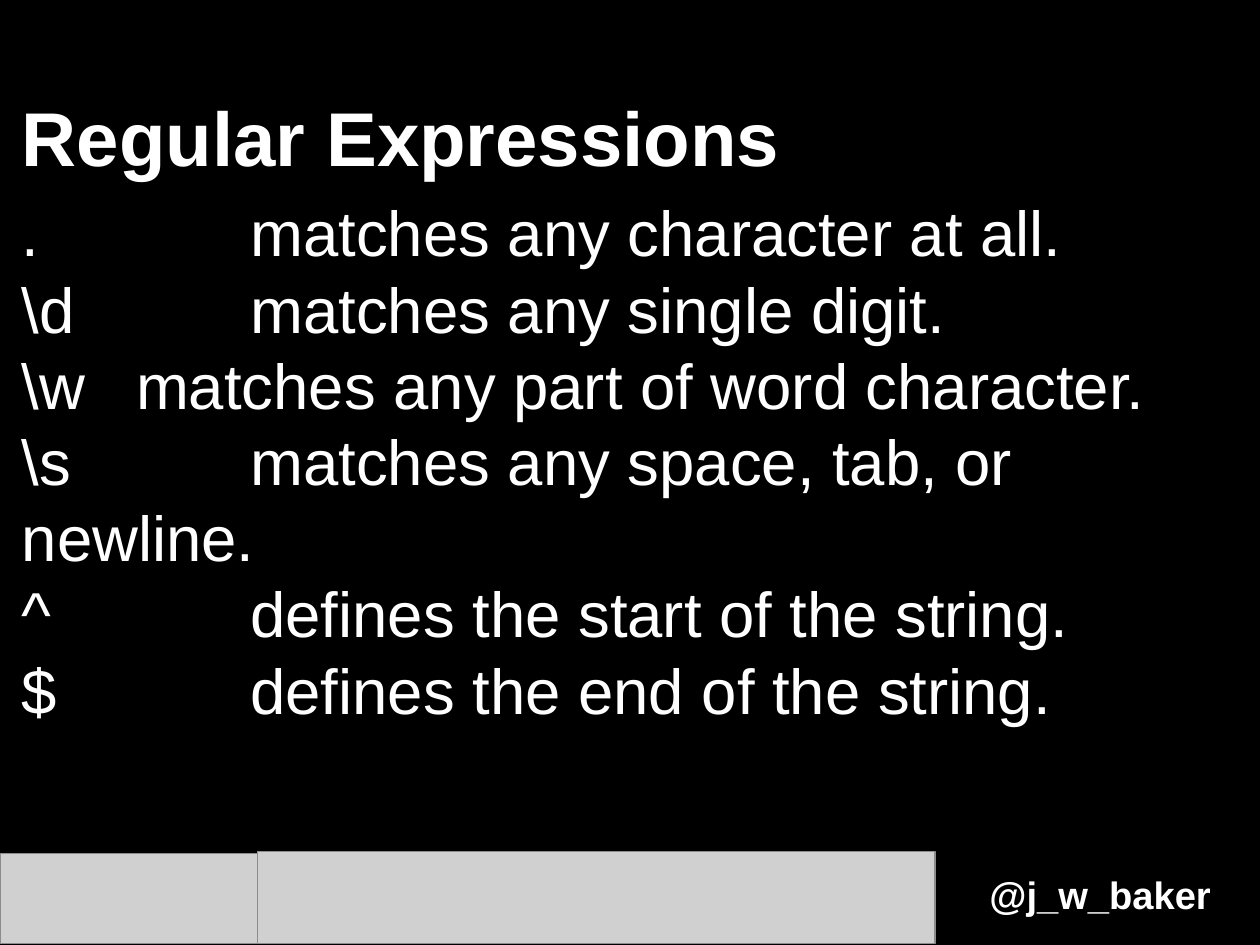
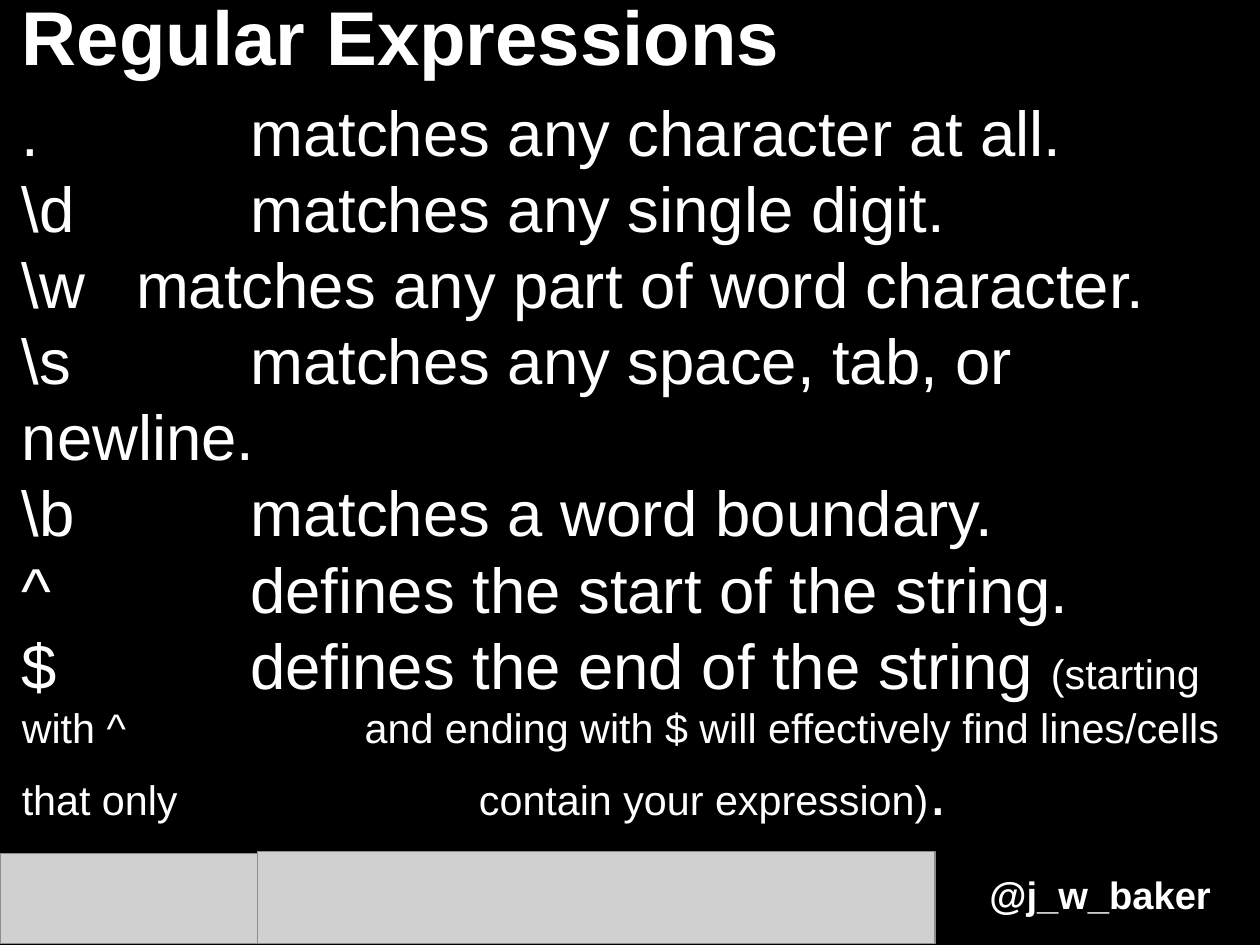
Before and after one commit to LibraryCarpentry/week-one-library-carpentry-DEPRECATED, a slide deck: slide 17 of lesson-materials/2015-09-25_LibCarp-lesson-one-deck.odp. Drawn at 1260x945 pixels with LibreOffice and Linux fonts; fonts in the diff are those of the drawing; grey boxes stand for pictures. Boxes give left, top, right and bottom in pixels: in the first picture for what was removed or moved away, otherwise in the second. Text is boxed around its words. In the diff, an @@ line names an element or a change of style, - is before the commit and + after.

```diff
--- a/lesson-materials/2015-09-25_LibCarp-lesson-one-deck.odp
+++ b/lesson-materials/2015-09-25_LibCarp-lesson-one-deck.odp
@@ text "Regular Expressions" moved from (x1=22, y1=110, x2=1145, y2=726) to (x1=22, y1=9, x2=1219, y2=823) @@
@@ text at (x1=22, y1=490, x2=993, y2=549): paragraph added @@
+\b matches a word boundary.
@@ text at (x1=22, y1=643, x2=1219, y2=823): text changed; size 40 to 26 pt @@
-$ defines the end of the string.
+$ defines the end of the string (starting with ^ and ending with $ will effectively find lines/cells that only contain your expression).
```
Also in this commit, not shown: 6 other slides changed, 6 other files.
